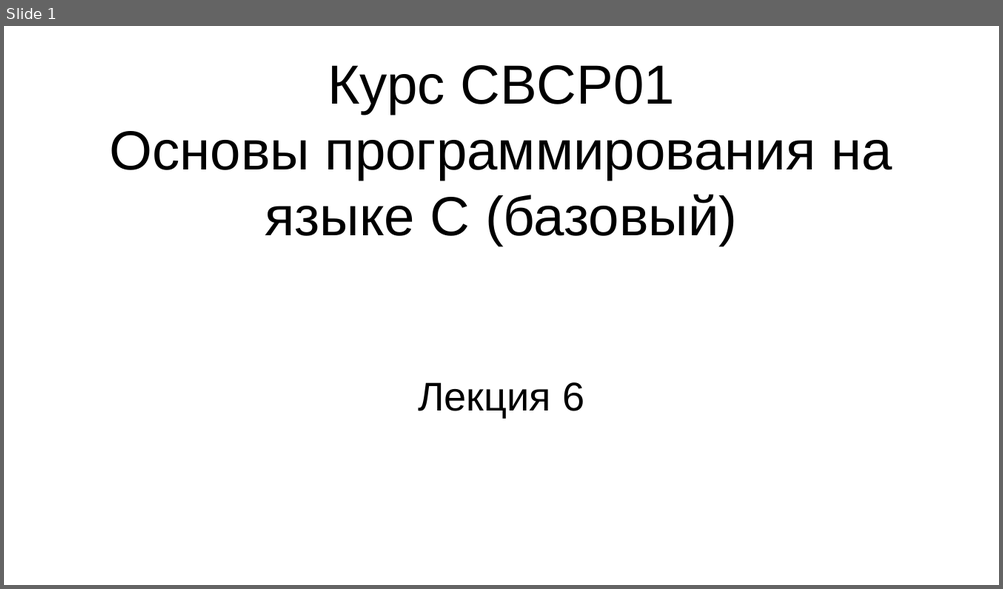
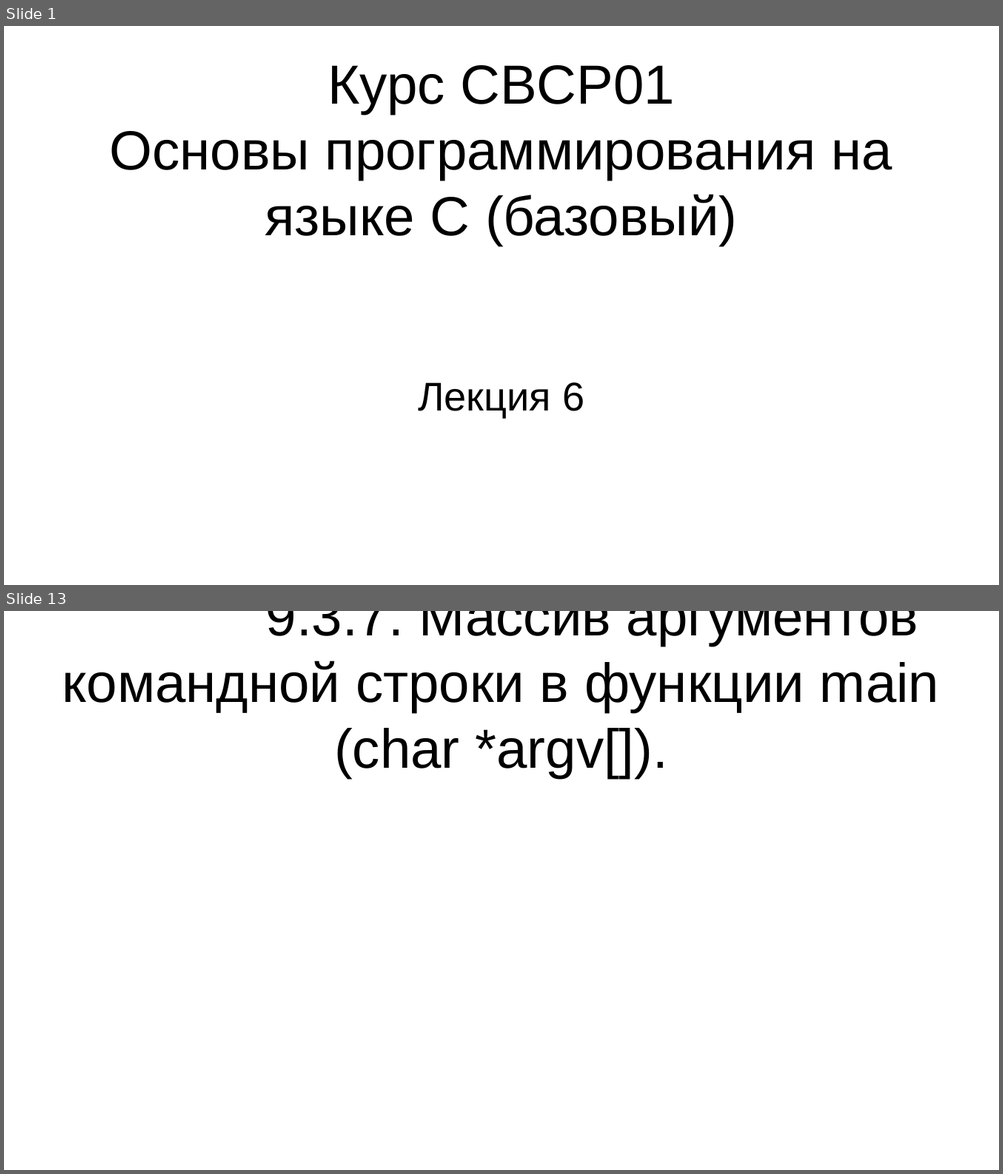
Before and after one commit to steelcraft/stud-lab, a slide deck: Лекции/CBCP01#L6.odp. Shown one above the other, each under a label of ours: slide 1 before the commit, slides 1 and 13 after it; the slides between them are not shown. The pictures are 1003x589 and 1003x1174 pixels, drawn with LibreOffice and Linux fonts; fonts in the diff are those of the drawing. Boxes give left, top, right and bottom in pixels: in the first picture for what was removed or moved away, otherwise in the second. Text is boxed around its words. In the diff, an @@ line names an element or a change of style, - is before the commit and + after.

```diff
--- a/Лекции/CBCP01#L6.odp
+++ b/Лекции/CBCP01#L6.odp
@@ slide 13 added at bbox=[4, 611, 999, 1170], background #FFFFFF @@
@@ title added at bbox=[62, 611, 939, 778], 44 pt, text #000000 @@
+9.3.7. Массив аргументов командной строки в функции main (char *argv[]).
```
Also in this commit, not shown: 12 other slides added.
